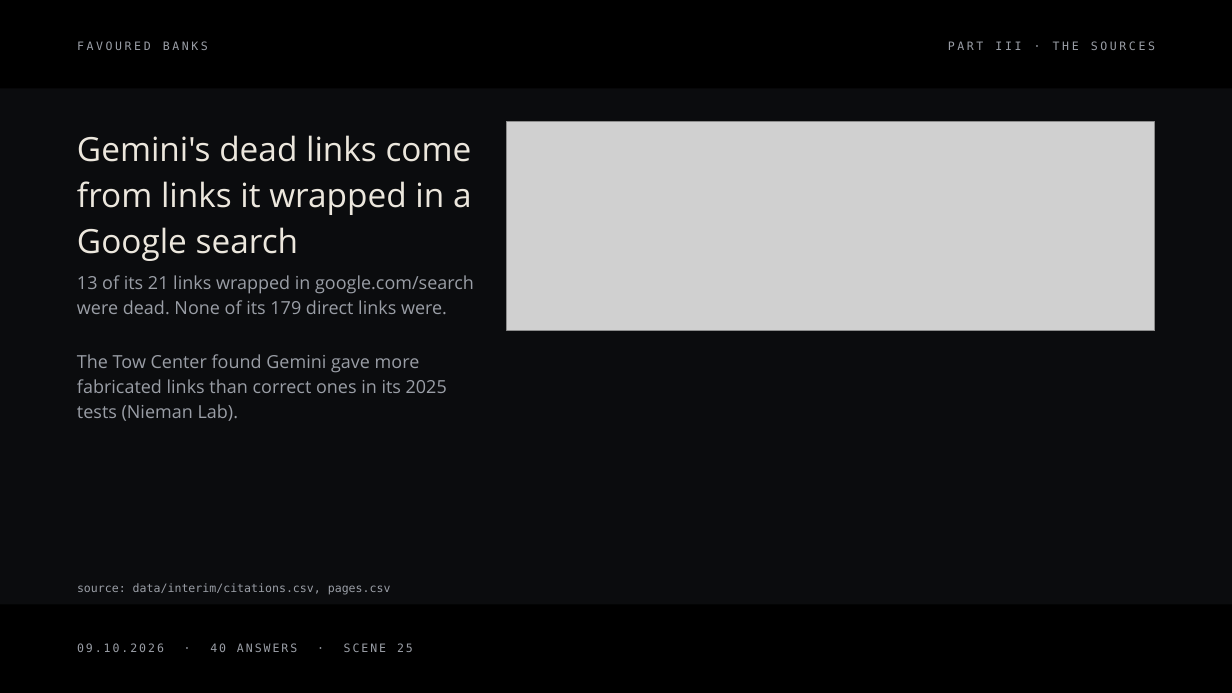
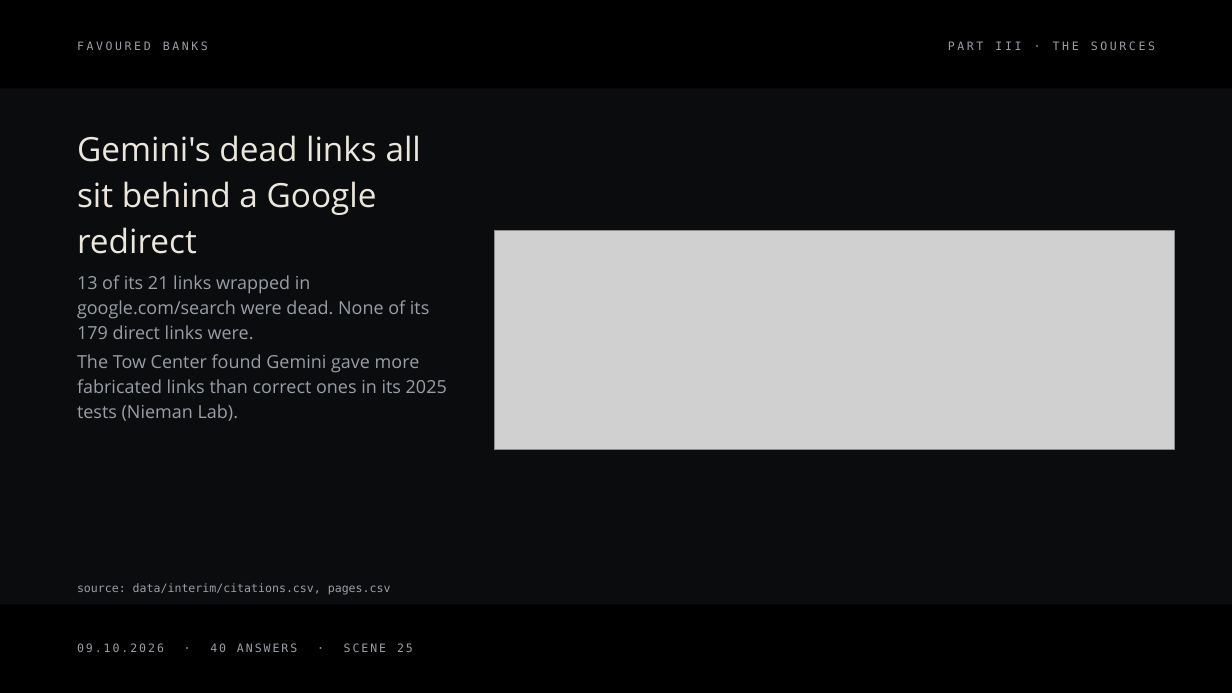
Before and after one commit to rgmwnn/geo-bank-visibility, a slide deck: slide 25 of deck/out/favoured-banks.pptx. Drawn at 1232x693 pixels with LibreOffice and Linux fonts; fonts in the diff are those of the drawing; grey boxes stand for pictures. Boxes give left, top, right and bottom in pixels: in the first picture for what was removed or moved away, otherwise in the second. Text is boxed around its words. In the diff, an @@ line names an element or a change of style, - is before the commit and + after.

```diff
--- a/deck/out/favoured-banks.pptx
+++ b/deck/out/favoured-banks.pptx
@@ text at (x1=77, y1=135, x2=421, y2=254): text changed @@
-Gemini's dead links come from links it wrapped in a Google search
+Gemini's dead links all sit behind a Google redirect
@@ picture resized from (x1=507, y1=122, x2=1155, y2=331) to (x1=494, y1=231, x2=1175, y2=450) @@
@@ text "13 of its 21 links ..." rewrapped from (x1=77, y1=275, x2=474, y2=314) to (x1=77, y1=275, x2=429, y2=339) @@
```
Also in this commit, not shown: 24 other slides changed, 8 other files.
